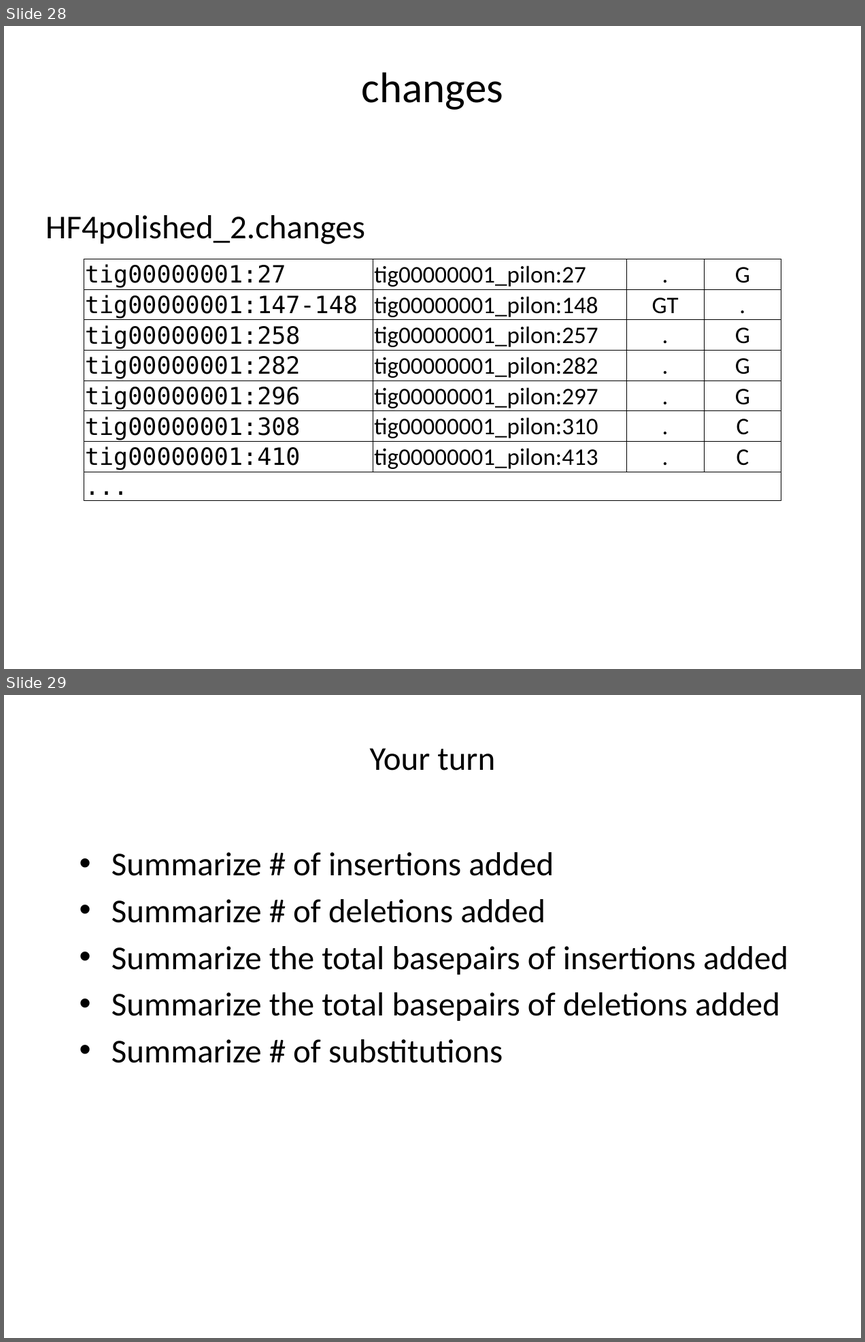
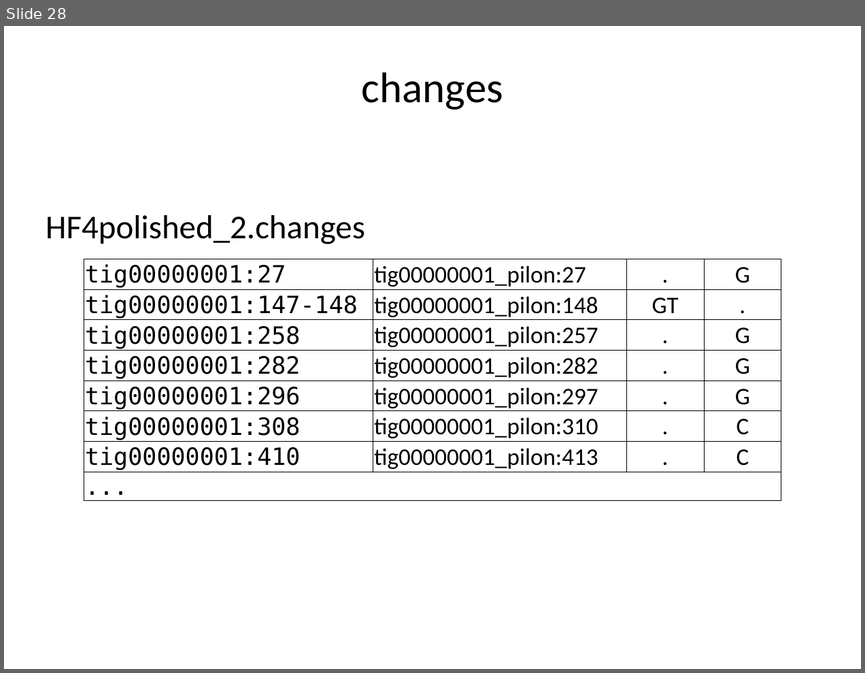
Before and after one commit to liu3zhenlab/teaching, a slide deck: PLPTH813Bioinformatis/2021/labs/lab10_assembly.pptx. Shown one above the other, each under a label of ours: slides 28 and 29 before the commit, slide 28 after it. The pictures are 865x1342 and 865x673 pixels, drawn with LibreOffice and Linux fonts; fonts in the diff are those of the drawing. Boxes give left, top, right and bottom in pixels: in the first picture for what was removed or moved away, otherwise in the second. Text is boxed around its words. In the diff, an @@ line names an element or a change of style, - is before the commit and + after.

```diff
--- a/PLPTH813Bioinformatis/2021/labs/lab10_assembly.pptx
+++ b/PLPTH813Bioinformatis/2021/labs/lab10_assembly.pptx
@@ slide 29 removed at (4,695,861,1338), background #FFFFFF @@
@@ title removed at (370,748,495,770) @@
-Your turn
@@ text removed at (111,852,788,1063) @@
-• Summarize # of insertions added
-• Summarize # of deletions added
-• Summarize the total basepairs of insertions added
-• Summarize the total basepairs of deletions added
-• Summarize # of substitutions
```
Also in this commit, not shown: 8 slides changed, 6 other files.
